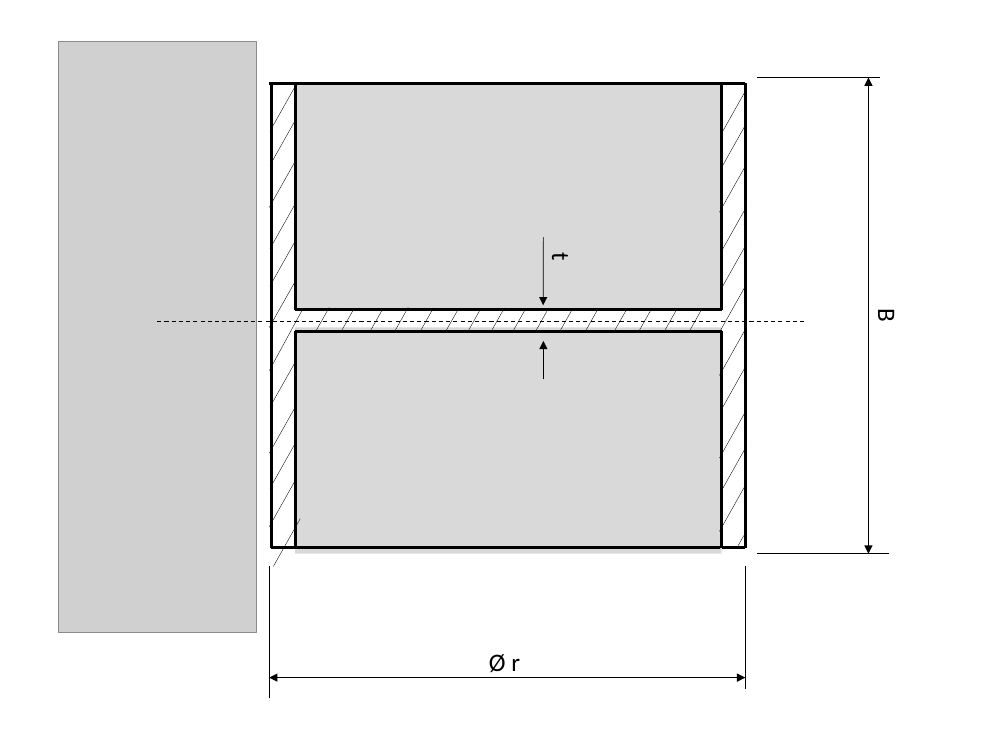
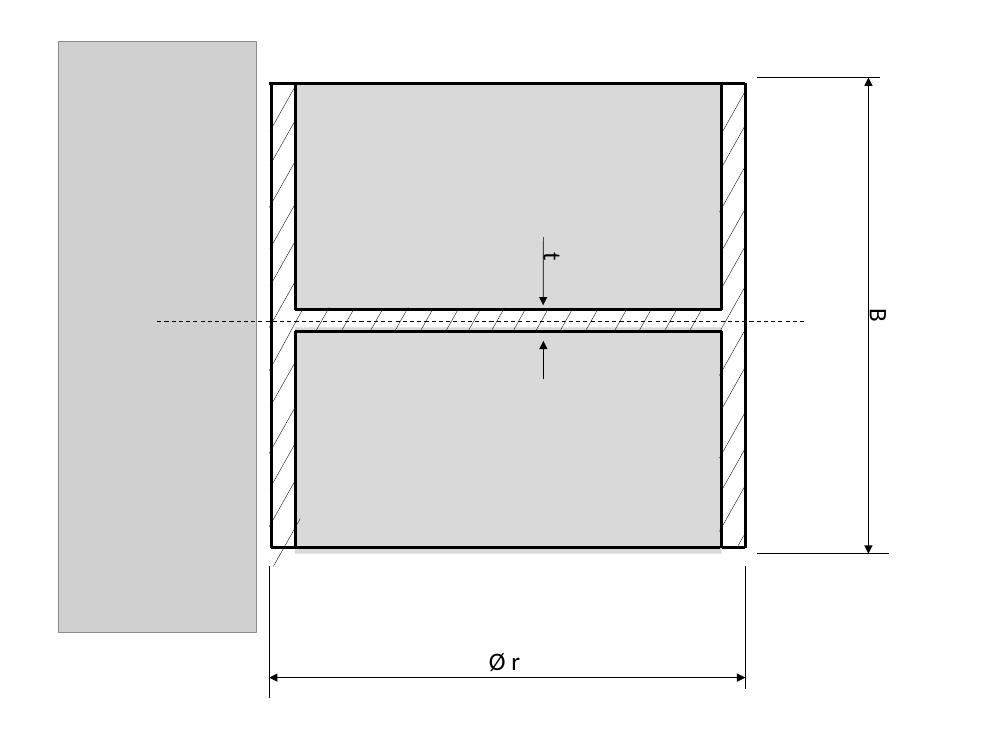
Before and after one commit to AlejandroValverde/latex, a slide deck: slide 14 of figures/figures.pptx. Drawn at 1008x756 pixels with LibreOffice and Linux fonts; fonts in the diff are those of the drawing; grey boxes stand for pictures. Boxes give left, top, right and bottom in pixels: in the first picture for what was removed or moved away, otherwise in the second. Text is boxed around its words. In the diff, an @@ line names an element or a change of style, - is before the commit and + after.

```diff
--- a/figures/figures.pptx
+++ b/figures/figures.pptx
@@ text "t": place and size @@
-text "t" at (545, 252, 576, 260)
+text "t" at (537, 252, 568, 260)
@@ text "B": place and size @@
-text "B" at (871, 309, 902, 321)
+text "B" at (863, 309, 894, 322)
```
Also in this commit, not shown: 3 other slides changed, 1 slide added, 7 other files.
